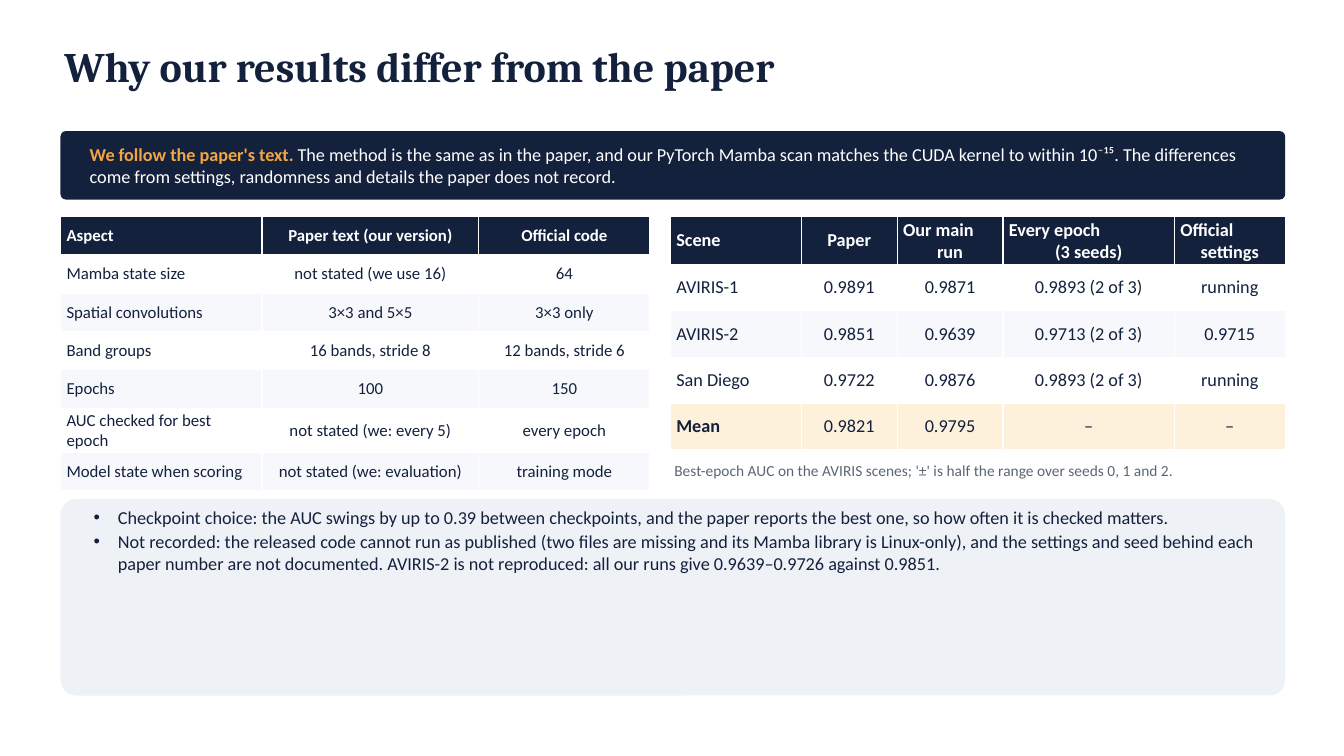
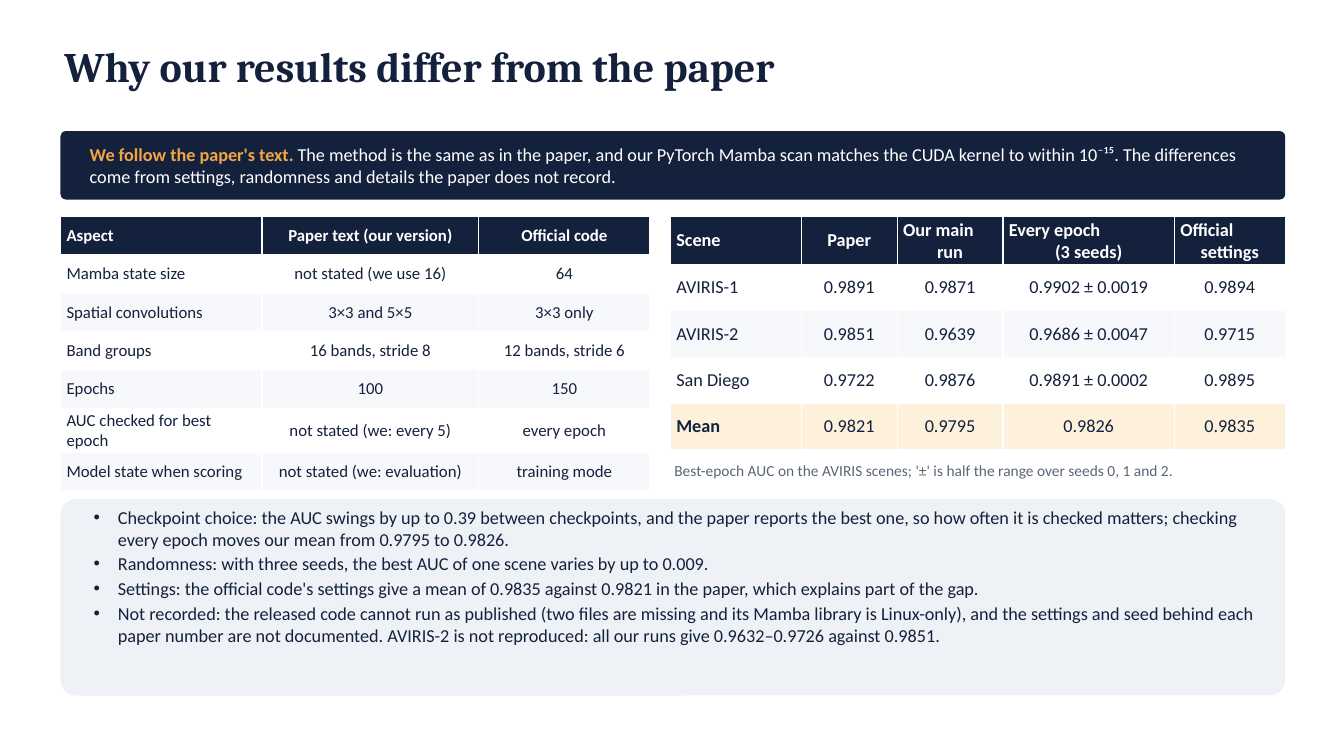
Before and after one commit to SaarthakG-Dtu/Hyperspectral_Anomaly_Detection, a slide deck: slide 14 of presentation/DMS2F-HAD_presentation.pptx. Drawn at 1344x756 pixels with LibreOffice and Linux fonts; fonts in the diff are those of the drawing. Boxes give left, top, right and bottom in pixels: in the first picture for what was removed or moved away, otherwise in the second. Text is boxed around its words. In the diff, an @@ line names an element or a change of style, - is before the commit and + after.

```diff
--- a/presentation/DMS2F-HAD_presentation.pptx
+++ b/presentation/DMS2F-HAD_presentation.pptx
@@ table at (670, 217, 1286, 449) @@
-row 2, column 4: 0.9893 (2 of 3)
+row 2, column 4: 0.9902 ± 0.0019
-row 2, column 5: running
+row 2, column 5: 0.9894
-row 3, column 4: 0.9713 (2 of 3)
+row 3, column 4: 0.9686 ± 0.0047
-row 4, column 4: 0.9893 (2 of 3)
+row 4, column 4: 0.9891 ± 0.0002
-row 4, column 5: running
+row 4, column 5: 0.9895
-row 5, column 4: –
+row 5, column 4: 0.9826
-row 5, column 5: –
+row 5, column 5: 0.9835
@@ text at (118, 511, 1253, 645): text changed @@
-• Checkpoint choice: the AUC swings by up to 0.39 between checkpoints, and the paper reports the best one, so how often it is checked matters.
-• Not recorded: the released code cannot run as published (two files are missing and its Mamba library is Linux-only), and the settings and seed behind each paper number are not documented. AVIRIS-2 is not reproduced: all our runs give 0.9639–0.9726 against 0.9851.
+• Checkpoint choice: the AUC swings by up to 0.39 between checkpoints, and the paper reports the best one, so how often it is checked matters; checking every epoch moves our mean from 0.9795 to 0.9826.
+• Randomness: with three seeds, the best AUC of one scene varies by up to 0.009.
+• Settings: the official code's settings give a mean of 0.9835 against 0.9821 in the paper, which explains part of the gap.
+• Not recorded: the released code cannot run as published (two files are missing and its Mamba library is Linux-only), and the settings and seed behind each paper number are not documented. AVIRIS-2 is not reproduced: all our runs give 0.9632–0.9726 against 0.9851.
```
Also in this commit, not shown: 2 other slides changed, 12 other files.
